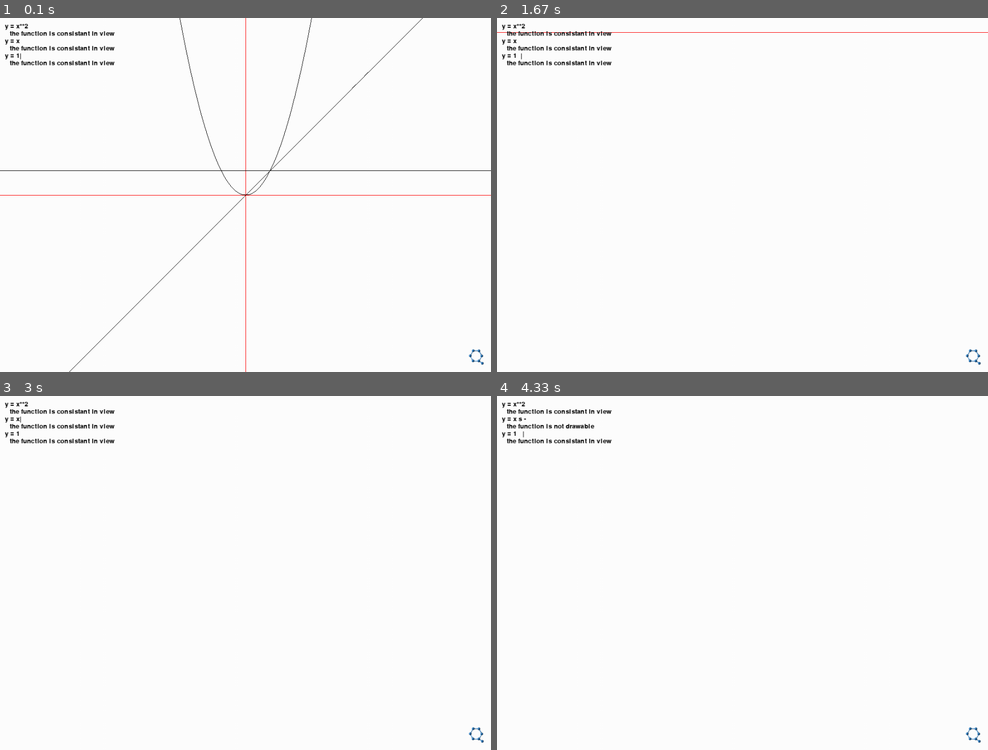
Above: before the commit, frames 1-4 (two rows, left to right).
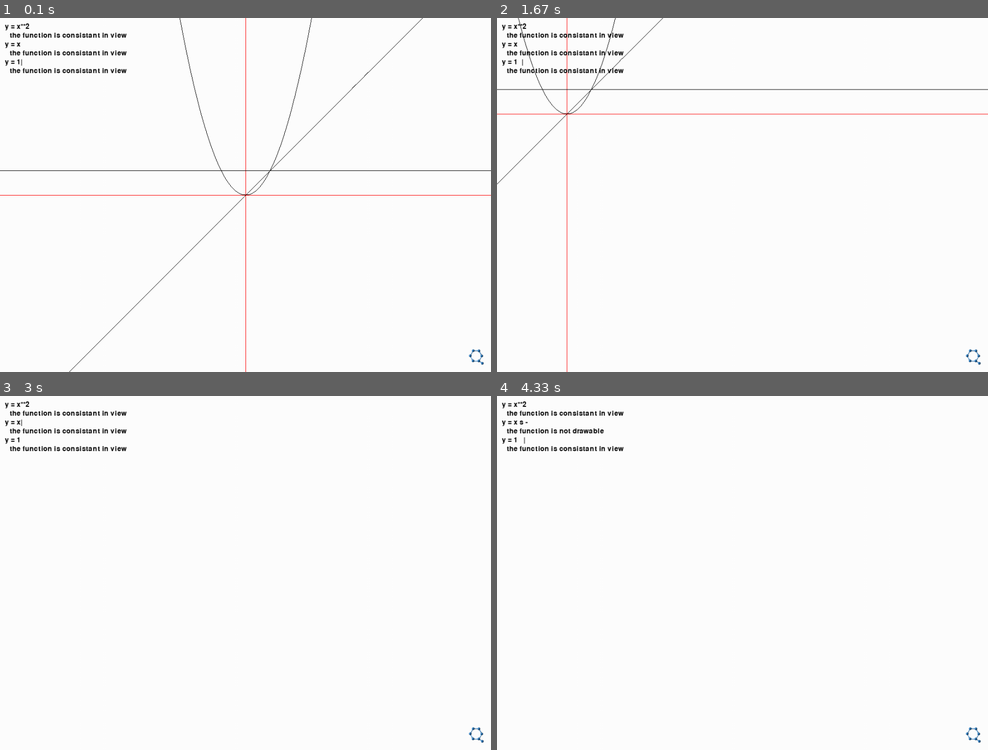
Above: after the commit, the same moments.

Repository: Quark-Games/YEquals
Game: pygame game, started from func_sim.py
The game is run twice, just before and just after one commit, with the same random seed, the same clock (stepped at 60 frames per second) and the same inputs.
Inputs (mouse positions are in pixels of both pictures, inside the frame that each line leads up to):
- Up to frame 1 (0.1 s): no input
- Up to frame 2 (1.67 s): press the mouse at (978, 361) at 0.37 s; move the mouse to (801, 279) at 0.47 s; release the mouse at (624, 198) at 0.6 s; hold Space 0.67-1.13 s; hold Right 0.67-1.13 s; tap Space at 1.17 s; click (580, 71) at 1.55 s
- Up to frame 3 (3 s): press the mouse at (481, 739) at 1.87 s; move the mouse to (353, 626) at 1.97 s; release the mouse at (230, 512) at 2.1 s; hold Up 2.67-2.97 s
- Up to frame 4 (4.33 s): hold Right 3-3.47 s; tap Space at 3.07, 3.37, 3.57, 3.87, 4.13 s; tap S at 3.15 s; hold Left 3.5-4.03 s; tap - at 3.65 s; hold Down from 4.07 s (still down)

The runs differ from the first frame. In frame 1, 1.2% of the frame differs, in the area x 1-26%, y 1-16%; in frame 2, 2.3%, in the area x 0-100%, y 0-100%; in frame 3, 1.2%; in frame 4, 1.1%.

Commit message:
instruction pop-up menu

Diff:
--- a/func_sim.py
+++ b/func_sim.py
@@ -19,7 +19,7 @@
 pygame.display.set_icon(icon_img)
 
 clock = pygame.time.Clock()
-FPS = 60
+FPS = 30
 
 font = pygame.font.Font(None, 20)
 logo_img = pygame.image.load("quarkgame_logo.png")
@@ -29,6 +29,7 @@
 RED = (255, 0, 0)
 
 SS_PATH = os.path.join(os.path.expanduser('~'), "Desktop", "screenshot.jpg")
+CORNER = pygame.Rect(display_width - 45, display_height - 46, 45, 46)
 
 
 class File:
@@ -45,11 +46,12 @@
             return ['']
 
     def put(self, cont):
-        with open(self.fname, 'w') as f:
-            for each in cont:
-                f.write(each + '\n')
-
-    def screenshot(self):
+        if cont:
+            with open(self.fname, 'w') as f:
+                for each in cont:
+                    f.write(each + '\n')
+
+    def screenshot():
         pygame.image.save(display, SS_PATH)
 
 
@@ -59,7 +61,7 @@
 
     def __init__(self):
         self.reset()
-        self.font = pygame.font.Font(None, 20)
+        self.font = pygame.font.Font(None, 21)
 
     def put(self, screen, textString):
         textBitmap = self.font.render(textString, True, BLACK)
@@ -84,7 +86,7 @@
     def reset(self):
         self.x = 10
         self.y = 10
-        self.line_height = 15
+        self.line_height = 18
 
     def indent(self):
         self.x += 10
@@ -215,14 +217,16 @@
         message.unindent()
 
 
-file = File("data")
+data = File("data")
+shortcuts = File("shortcuts")
 message = Message()
 coor = Coordinate()
 
 
 def main():
-    global display_width, display_height
-    functions = file.get()
+    global display_width, display_height, shortcuts
+    functions = data.get()
+    shortcuts = shortcuts.get()
 
     pygame.key.set_repeat(300, 80)
 
@@ -251,7 +255,7 @@
                     elif event.key == K_m:
                         pygame.display.iconify()
                     elif event.key == K_s:
-                        file.screenshot()
+                        File.screenshot()
                     elif event.key == K_MINUS:
                         coor.scalex /= 2
                         coor.scaley /= 2
@@ -299,10 +303,17 @@
                 # basic input
                 else:
                     func.insert(pygame.key.name(event.key))
-            if event.type == pygame.VIDEORESIZE:
+            elif event.type == MOUSEBUTTONDOWN:
+                if mods & KMOD_SHIFT:
+                    if event.button == 4:
+                        coor.scalex /= 1.2
+                        coor.scaley /= 1.2
+                    elif event.button == 5:
+                        coor.scalex *= 1.2
+                        coor.scaley *= 1.2
+            elif event.type == VIDEORESIZE:
                 display_width, display_height = event.w, event.h
-                surface = pygame.display.set_mode((event.w, event.h),
-                                                  pygame.RESIZABLE)
+                pygame.display.set_mode((event.w, event.h), RESIZABLE)
 
         # mouse control
         mouse_press = pygame.mouse.get_pressed()
@@ -314,35 +325,52 @@
             coor.scalex *= 1 + mouse_move[0] / 100
             coor.scaley *= 1 + mouse_move[1] / -100
         else:
+            if CORNER.collidepoint(mouse_pos):
+                show_shortcuts()
             # reset mouse release position
             pygame.mouse.get_rel()
             focus_x = mouse_pos[0]
 
         # display
         display.fill(WHITE)
-        # draw axis
+
         coor.axis()
-        # draw the graph and expression of every function
         for func in Func.family:
             func.draw()
-        # show delayed message and renew timer
         message.show_delayed()
-        # display logo
         display.blit(logo_img, (display_width - 45, display_height - 46))
-        # refresh display
+
         pygame.display.flip()
 
         clock.tick(FPS)
 
 
-def quit_all(data):
-    file.put(data)
+def show_shortcuts():
+    message.reset()
+    display.fill(WHITE)
+    for shortcut in shortcuts:
+        message.put(display, shortcut)
+    pygame.display.flip()
+    mouse_pos = pygame.mouse.get_pos()
+
+    show = True
+    while show:
+        pygame.event.get()
+        mouse_pos = pygame.mouse.get_pos()
+        if not CORNER.collidepoint(mouse_pos):
+            show = not show
+        clock.tick(FPS)
+    message.reset()
+
+
+def quit_all(cont):
+    data.put(cont)
     pygame.quit()
     quit()
 
 
 def error():
-    quit_all([])
+    quit_all(None)
 
 
 main()
Not shown, added: assets/shortcuts
